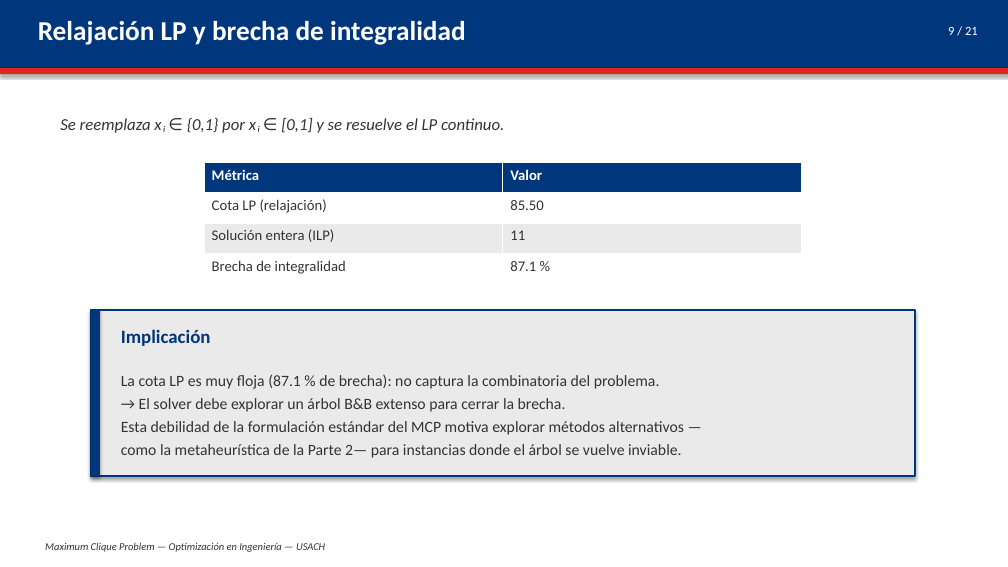
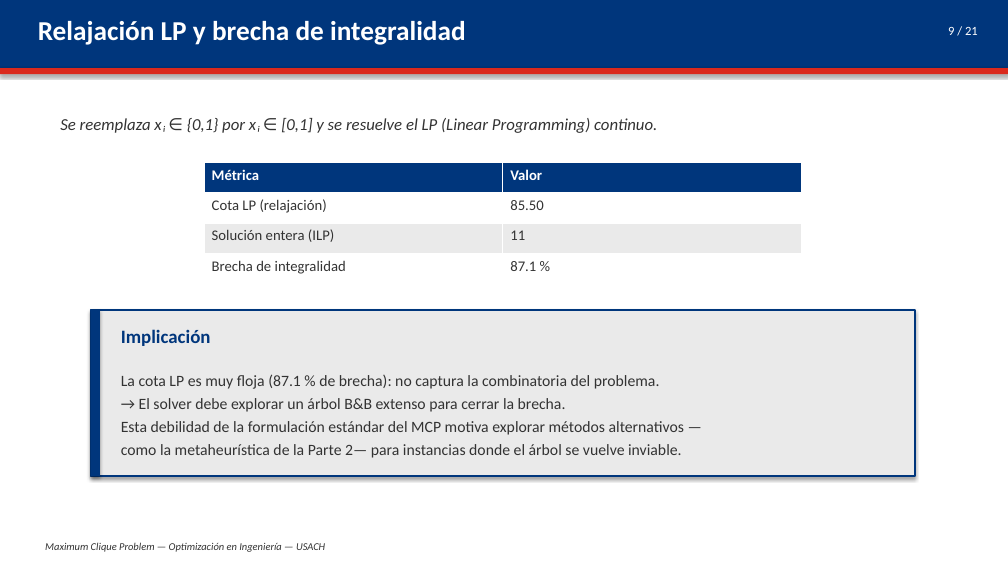
Before and after one commit to dmm-usach/lab-opti, a slide deck: slide 9 of presentacion/Presentacion_MCP.pptx. Drawn at 1008x567 pixels with LibreOffice and Linux fonts; fonts in the diff are those of the drawing. Boxes give left, top, right and bottom in pixels: in the first picture for what was removed or moved away, otherwise in the second. Text is boxed around its words. In the diff, an @@ line names an element or a change of style, - is before the commit and + after.

```diff
--- a/presentacion/Presentacion_MCP.pptx
+++ b/presentacion/Presentacion_MCP.pptx
@@ text at [60,118,657,133]: text changed @@
-Se reemplaza xᵢ ∈ {0,1} por xᵢ ∈ [0,1] y se resuelve el LP continuo.
+Se reemplaza xᵢ ∈ {0,1} por xᵢ ∈ [0,1] y se resuelve el LP (Linear Programming) continuo.
```
Also in this commit, not shown: 7 other slides changed, 7 other files.
